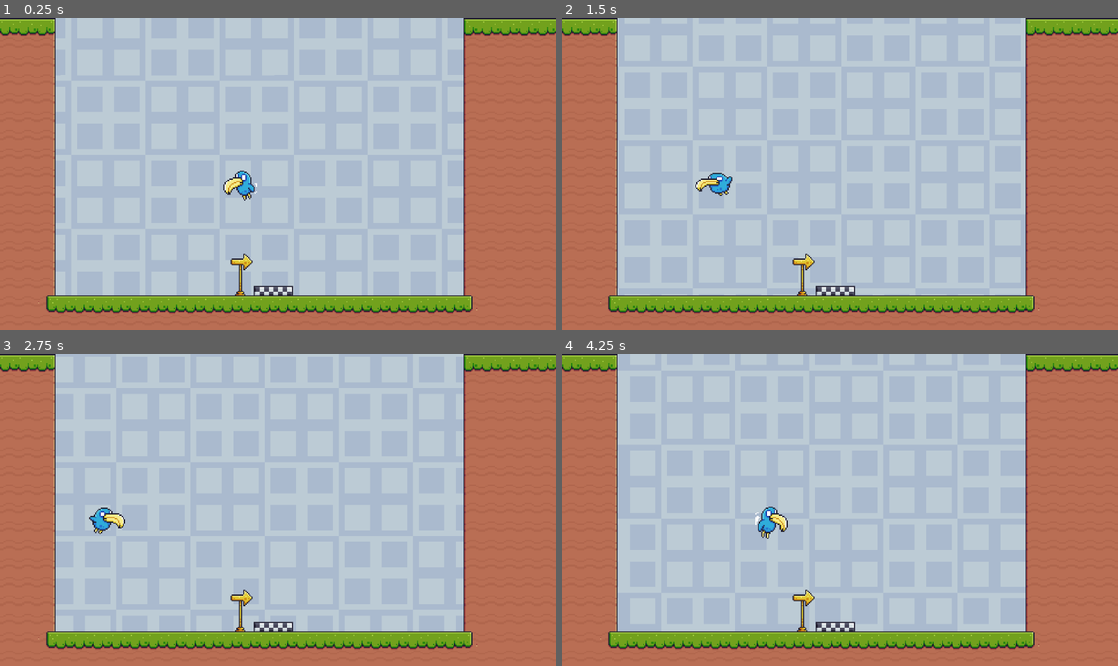
Above: before the commit, frames 1-4 (two rows, left to right).
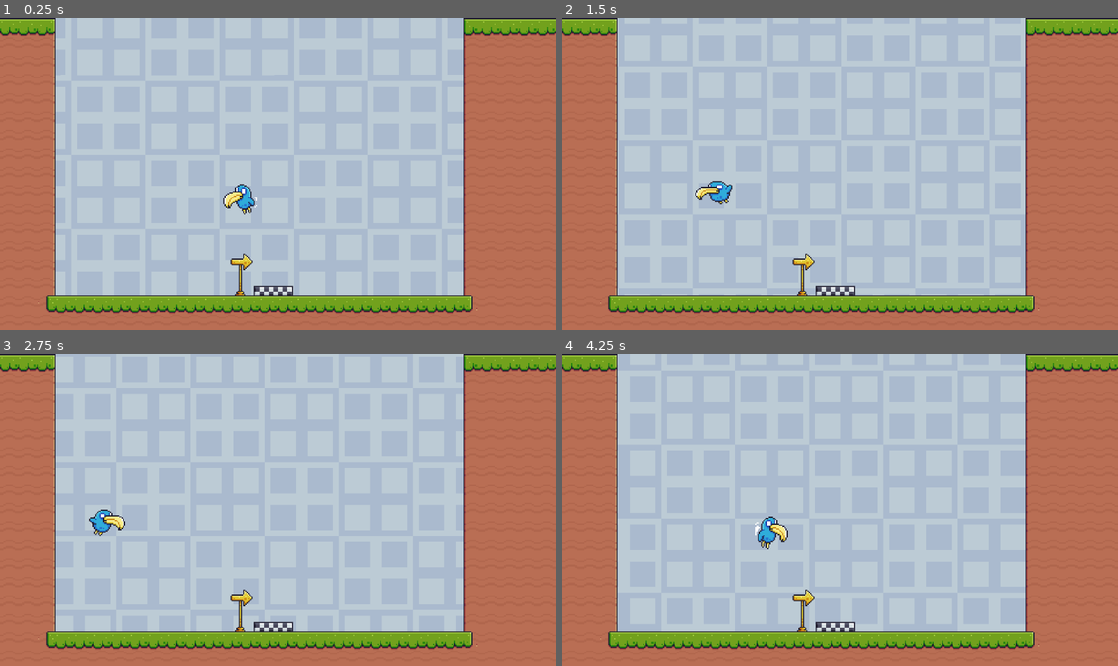
Above: after the commit, the same moments.

Repository: bennytha/platformer
Game: Godot game, scene res://game/levels/tutorial_level/t_level_21.tscn
Two runs of this game, one before a commit and one after it. Both use one fixed random seed, a clock stepped at 60 frames per second and the inputs below. This scene is started directly instead of the project's main scene.
Inputs (mouse positions are in pixels of both pictures, inside the frame that each line leads up to):
- Up to frame 1 (0.25 s): no input
- Up to frame 2 (1.5 s): tap Enter at 0.5 s; move the mouse to (962, 158) at 0.52 s; hold D (move_right) 0.53-1.25 s; tap I (bag) at 0.6 s; click (962, 158) at 0.67 s; tap Space (jump) at 0.77, 1.07 s; drag from (728, 189) to (812, 236) at 1.27 s
- Up to frame 3 (2.75 s): move the mouse to (333, 441) at 2.02 s; hold A (move_left) from 2.03 s (still down); tap I (bag) at 2.1 s
- Up to frame 4 (4.25 s): release A (move_left) at 2.75 s; drag from (812, 572) to (673, 510) at 2.77 s; move the mouse to (1006, 556) at 3.52 s; hold D (move_right) from 3.53 s (still down); tap I (bag) at 3.6 s; tap Space (jump) at 3.77, 4.07 s

The runs differ from the first frame. In frame 1, 0.5% of the frame differs, in the area x 40-47%, y 48-64%; in frame 2, 0.5%; in frame 3, 0.3%; in frame 4, 0.5%.

Commit message:
blue bird enemy completed

Diff:
--- a/game/actors/enemy/air/blue_bird/blue_bird.gd
+++ b/game/actors/enemy/air/blue_bird/blue_bird.gd
@@ -1,8 +1,11 @@
 extends EnemyBase
 
+@export var flap_start_frame: int = 5
+@export var flap_up_speed: float = 60.0
+
 @onready var wall_checker: RayCast2D = $WallChecker
-@onready var ledge_checker: RayCast2D = $LedgeChecker
-@onready var head_hurtbox: Area2D = $HeadHurtbox
+@onready var head_hurtbox: Area2D = $HurtBox
+@onready var hit_box: Area2D = $HitBox
 
 func _ready() -> void:
 	transition_to_state(EnemyState.PATROL)
@@ -12,13 +15,29 @@
 	velocity.x = direction * speed
 	sprite.play("flying")
 
-func update_patrol_state(delta: float) -> void:
+func update_patrol_state(_delta: float) -> void:
 	if wall_checker.is_colliding():
 		transition_to_state(EnemyState.IDLE)
 		return
 
 	velocity.x = direction * speed
-	#sprite.play("flying")
+
+	var frame_count: int = 9
+	if sprite != null and sprite.sprite_frames != null and sprite.sprite_frames.has_animation("flying"):
+		frame_count = sprite.sprite_frames.get_frame_count("flying")
+
+	var current_frame: int = 0
+	if sprite != null:
+		current_frame = int(sprite.frame) % max(frame_count, 1)
+
+	var up_frame_count: int = max(frame_count - flap_start_frame, 1)
+	var down_frame_count: int = max(flap_start_frame, 1)
+	var balanced_down_speed: float = flap_up_speed * float(up_frame_count) / float(down_frame_count)
+
+	if current_frame >= flap_start_frame:
+		velocity.y = -flap_up_speed
+	else:
+		velocity.y = balanced_down_speed
 	move_and_slide()
 
 # Idle State
@@ -26,16 +45,12 @@
 	velocity.x = 0.0
 	flip_direction()
 	transition_to_state(EnemyState.PATROL)
-	#sprite.play("idle")
-
-#func update_idle_state(delta: float) -> void:
-	##apply_gravity(delta)
-	#velocity.x = 0.0
-	#move_and_slide()
 
 # Dying State
 func enter_dying_state() -> void:
 	head_hurtbox.set_deferred("monitoring", false)
+	hit_box.set_deferred("monitoring", false)
+	hit_box.collision_layer = 1 << 5  # Layer 3
 	super.enter_dying_state()
 	if sprite.sprite_frames.has_animation("hit"):
 		sprite.play("hit")
@@ -48,5 +63,5 @@
 
 	wall_checker.force_raycast_update()
 
-func _on_head_hurtbox_body_entered(body: Node2D) -> void:
+func _on_hurt_box_body_entered(body: Node2D) -> void:
 	handle_player_contact(body)
--- a/game/actors/enemy/air/blue_bird/blue_bird.tscn
+++ b/game/actors/enemy/air/blue_bird/blue_bird.tscn
@@ -120,14 +120,14 @@
 size = Vector2(18, 18)
 
 [sub_resource type="RectangleShape2D" id="RectangleShape2D_5fuuf"]
-size = Vector2(24, 13)
+size = Vector2(24, 5)
 
 [sub_resource type="RectangleShape2D" id="RectangleShape2D_2yhxe"]
-size = Vector2(20, 3)
+size = Vector2(18, 3)
 
 [node name="BlueBird" type="CharacterBody2D" unique_id=804812466]
+collision_layer = 4
 script = ExtResource("1_itde0")
-gravity = 0.0
 
 [node name="AnimatedSprite2D" type="AnimatedSprite2D" parent="." unique_id=969329091]
 sprite_frames = SubResource("SpriteFrames_5fuuf")
@@ -142,14 +142,14 @@
 collision_layer = 4
 
 [node name="CollisionShape2D" type="CollisionShape2D" parent="HitBox" unique_id=453914039]
-position = Vector2(-1, 6.5)
+position = Vector2(-1, 10.5)
 shape = SubResource("RectangleShape2D_5fuuf")
 
 [node name="HurtBox" type="Area2D" parent="." unique_id=433933966]
 collision_layer = 8
 
 [node name="CollisionShape2D" type="CollisionShape2D" parent="HurtBox" unique_id=969010266]
-position = Vector2(0, -8.5)
+position = Vector2(-1, -8.5)
 shape = SubResource("RectangleShape2D_2yhxe")
 
 [node name="WallChecker" type="RayCast2D" parent="." unique_id=1636407887]
@@ -158,3 +158,5 @@
 
 [node name="AudioStreamPlayer2D" type="AudioStreamPlayer2D" parent="." unique_id=1872893389]
 stream = ExtResource("3_vtvrv")
+
+[connection signal="body_entered" from="HurtBox" to="." method="_on_hurt_box_body_entered"]
--- a/project.godot
+++ b/project.godot
@@ -42,6 +42,9 @@
 [file_customization]
 
 folder_colors={
+"res://assets/Enemies/BlueBird/": "teal",
+"res://assets/Enemies/Mushroom/": "teal",
+"res://assets/Enemies/Trunk/": "teal",
 "res://assets/Main Characters/Virtual Guy/": "teal",
 "res://assets/Traps/Arrow/": "teal",
 "res://assets/Traps/Blocks/": "teal",
